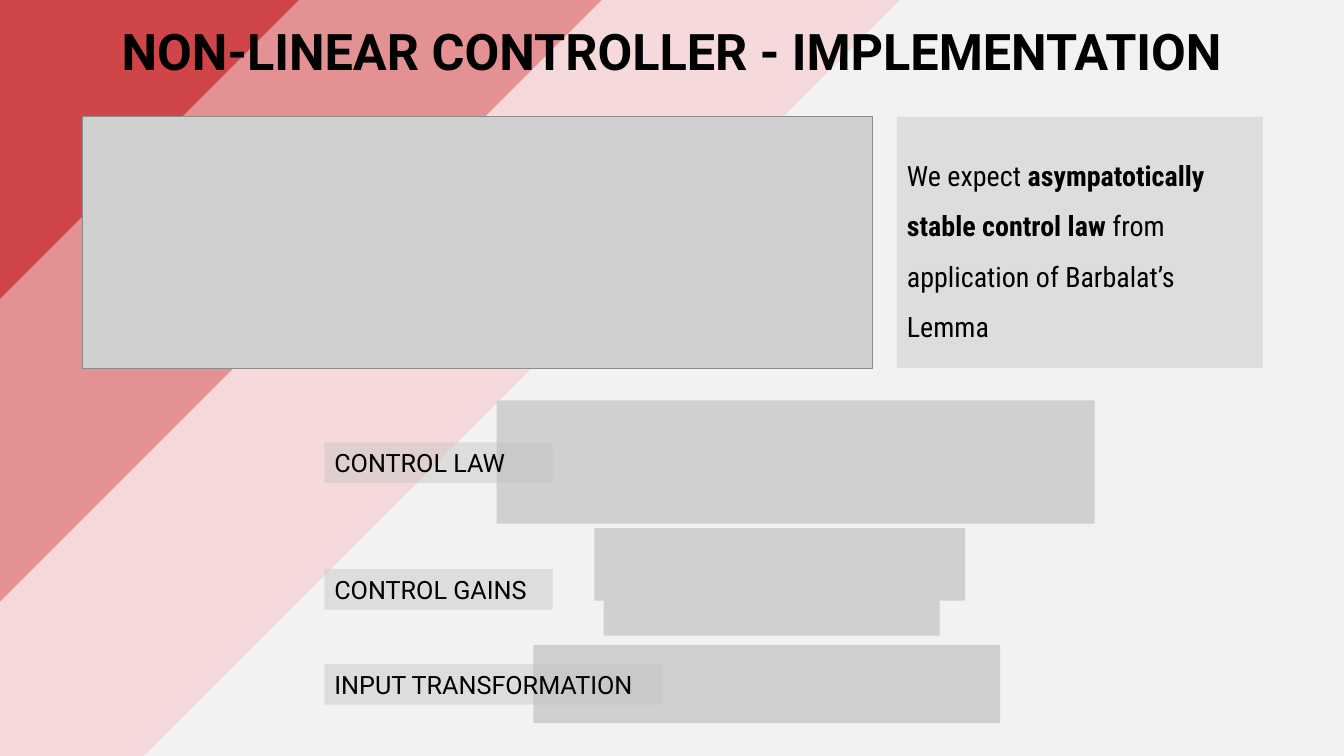
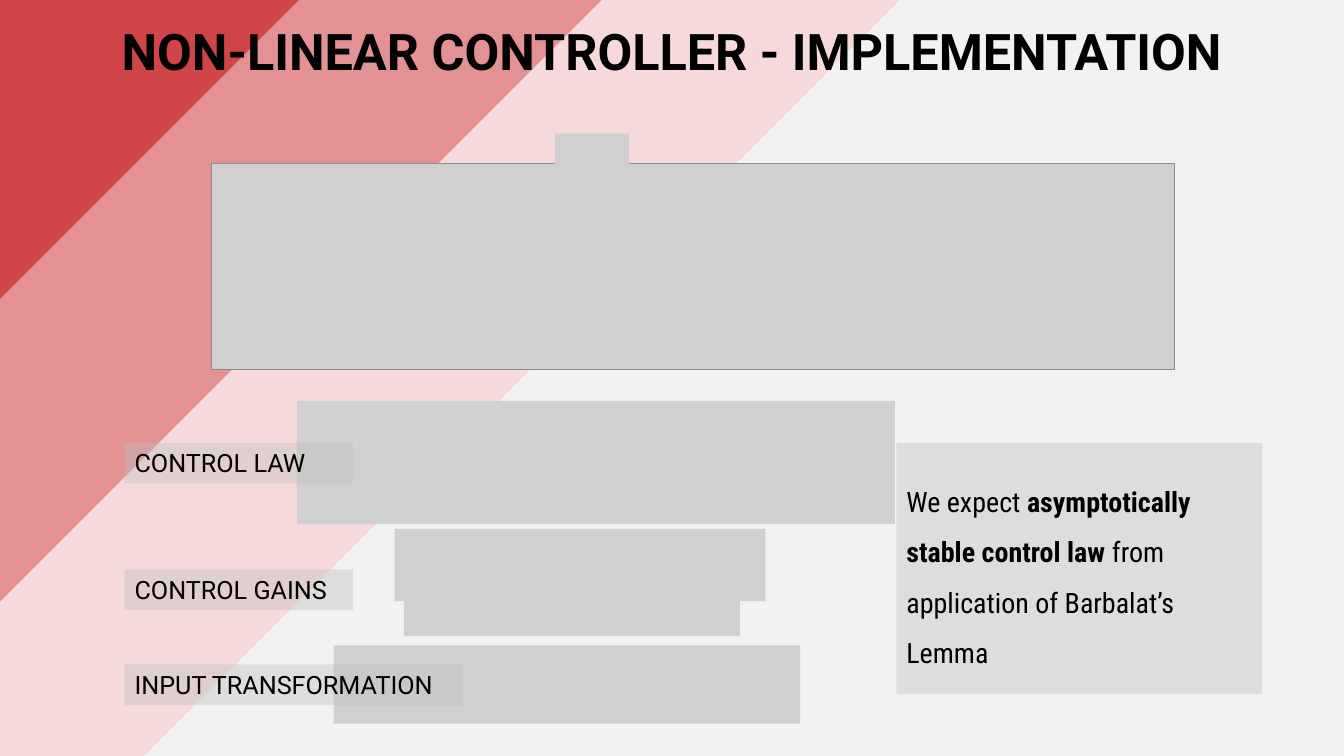
Before and after one commit to PippoGot/R-C2, a slide deck: slide 21 of documentation/presentation.pptx (slide 19 before the commit). Drawn at 1344x756 pixels with LibreOffice and Linux fonts; fonts in the diff are those of the drawing; grey boxes stand for pictures. Boxes give left, top, right and bottom in pixels: in the first picture for what was removed or moved away, otherwise in the second. Text is boxed around its words. In the diff, an @@ line names an element or a change of style, - is before the commit and + after.

```diff
--- a/documentation/presentation.pptx
+++ b/documentation/presentation.pptx
@@ picture: place and size @@
-picture at box(83, 117, 873, 368)
+picture at box(212, 164, 1175, 370)
@@ group added at box(555, 133, 1172, 343): 4 pictures @@
@@ rectangle "We expect asymptotically stable control ...": place and size @@
-rectangle "We expect asymptotically stable control ..." at box(897, 117, 1263, 368)
+rectangle "We expect asymptotically stable control ..." at box(896, 443, 1262, 694)
@@ text in rectangle at box(906, 491, 1191, 664): text changed @@
-We expect asympatotically stable control law from application of Barbalat’s Lemma
+We expect asymptotically stable control law from application of Barbalat’s Lemma
@@ 4 pictures, 3 rectangles: place and size @@
-4 pictures, 3 rectangles at box(325, 400, 1095, 724)
+4 pictures, 3 rectangles at box(125, 401, 895, 724)
```
Also in this commit, not shown: 9 other slides changed, 2 slides added, 11 other files.
